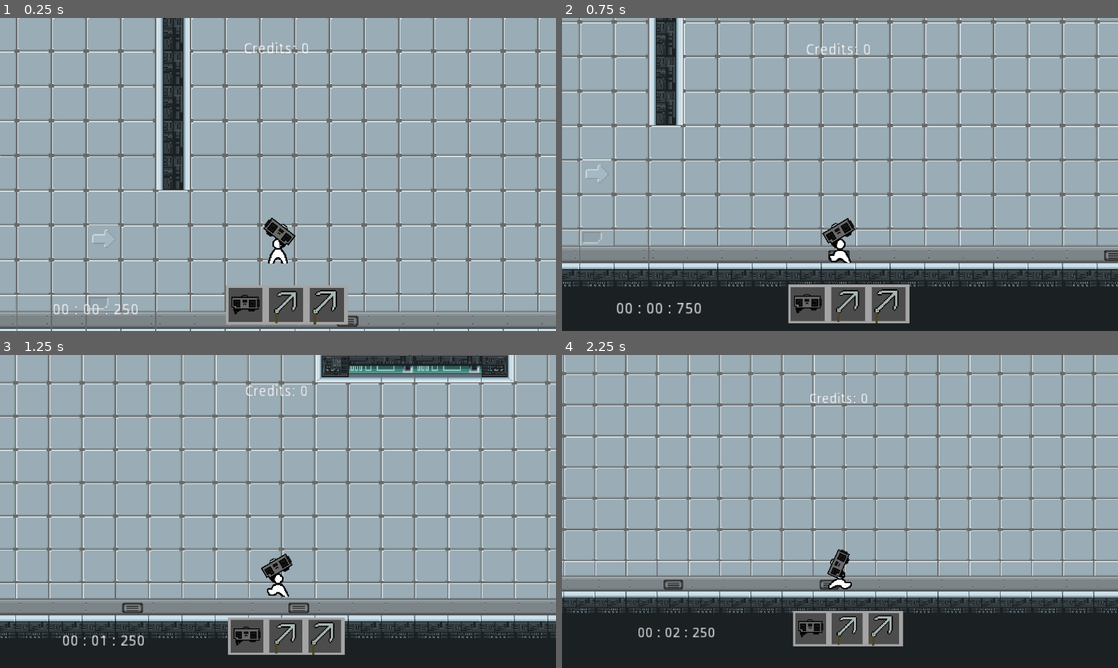
Above: before the commit, frames 1-4 (two rows, left to right).
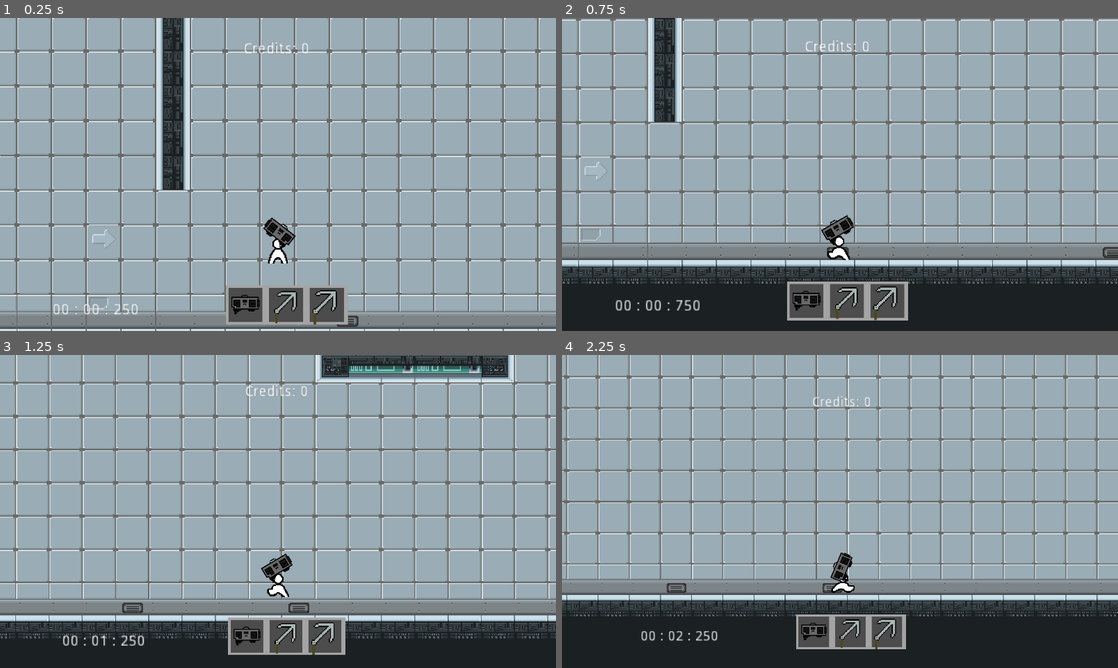
Above: after the commit, the same moments.

Repository: TheyCallMeNano/Music-Based-Platformer
Game: Godot game, scene res://Rooms/Hub.tscn
Same seed, same stepped clock (60 frames per second), same inputs: the game is played once before the commit and once after it.
Inputs (mouse positions are in pixels of both pictures, inside the frame that each line leads up to):
- Up to frame 1 (0.25 s): no input
- Up to frame 2 (0.75 s): move the mouse to (962, 158) at 0.52 s; hold D (moveRight) from 0.53 s (still down); tap 2 (slot2) at 0.6 s
- Up to frame 3 (1.25 s): keep holding D (moveRight); tap W (moveUp) at 0.77 s; tap 3 (slot3) at 0.8 s
- Up to frame 4 (2.25 s): move the mouse to (728, 527) at 1.27 s; tap 3 (slot3) at 1.35 s; tap W (moveUp) at 1.52 s; tap 2 (slot2) at 1.55 s; move the mouse to (895, 442) at 2.02 s; release D (moveRight) at 2.03 s; hold A (moveLeft) from 2.03 s (still down); hold F (interact) from 2.03 s (still down)

Frame 1 is identical in both runs. In frame 2, 29% of the frame differs, in the area x 0-100%, y 0-98%; in frame 3, 3.6%; in frame 4, 30%, in the area x 0-100%, y 0-94%.

Commit message:
Syncing game and music starting work on VFX

Diff:
--- a/Objects/objPlayer.tscn
+++ b/Objects/objPlayer.tscn
@@ -9,6 +9,7 @@
 [ext_resource path="res://Audio/Game Music/Fake Funk 2 bar.wav" type="AudioStream" id=7]
 [ext_resource path="res://Audio/GrappleConnect.wav" type="AudioStream" id=8]
 [ext_resource path="res://Audio/Game Music/Rock 2 bar.wav" type="AudioStream" id=9]
+[ext_resource path="res://Audio/Game Music/Less Evil 2 bar.wav" type="AudioStream" id=10]
 
 [sub_resource type="CapsuleShape2D" id=1]
 radius = 8.64993
@@ -102,6 +103,30 @@
 "update": 1,
 "values": [ false ]
 }
+tracks/3/type = "value"
+tracks/3/path = NodePath("UnarmedJive:playing")
+tracks/3/interp = 1
+tracks/3/loop_wrap = true
+tracks/3/imported = false
+tracks/3/enabled = false
+tracks/3/keys = {
+"times": PoolRealArray( 0.5 ),
+"transitions": PoolRealArray( 1 ),
+"update": 1,
+"values": [ false ]
+}
+tracks/4/type = "value"
+tracks/4/path = NodePath("UnarmedJive:volume_db")
+tracks/4/interp = 1
+tracks/4/loop_wrap = true
+tracks/4/imported = false
+tracks/4/enabled = true
+tracks/4/keys = {
+"times": PoolRealArray( 0, 0.5 ),
+"transitions": PoolRealArray( 5.66, 5.66 ),
+"update": 0,
+"values": [ 0.0, -80.0 ]
+}
 
 [sub_resource type="Animation" id=6]
 resource_name = "FadeToRPG"
@@ -142,6 +167,18 @@
 "update": 1,
 "values": [ false ]
 }
+tracks/3/type = "value"
+tracks/3/path = NodePath("UnarmedJive:volume_db")
+tracks/3/interp = 1
+tracks/3/loop_wrap = true
+tracks/3/imported = false
+tracks/3/enabled = true
+tracks/3/keys = {
+"times": PoolRealArray( 0, 0.5 ),
+"transitions": PoolRealArray( 5.66, 5.66 ),
+"update": 0,
+"values": [ 0.0, -80.0 ]
+}
 
 [sub_resource type="Animation" id=7]
 length = 0.001
@@ -156,6 +193,58 @@
 "transitions": PoolRealArray( 1 ),
 "update": 0,
 "values": [ 1 ]
+}
+
+[sub_resource type="Animation" id=8]
+resource_name = "RPGShake"
+length = 4.57
+loop = true
+tracks/0/type = "method"
+tracks/0/path = NodePath(".")
+tracks/0/interp = 1
+tracks/0/loop_wrap = true
+tracks/0/imported = false
+tracks/0/enabled = true
+tracks/0/keys = {
+"times": PoolRealArray( 0, 0.3, 0.6, 1.1, 1.45, 1.7, 2.3, 2.6, 2.9, 3.4, 3.7, 4 ),
+"transitions": PoolRealArray( 1, 1, 1, 1, 1, 1, 1, 1, 1, 1, 1, 1 ),
+"values": [ {
+"args": [  ],
+"method": "shake"
+}, {
+"args": [  ],
+"method": "shake"
+}, {
+"args": [  ],
+"method": "shake"
+}, {
+"args": [  ],
+"method": "shake"
+}, {
+"args": [  ],
+"method": "shake"
+}, {
+"args": [  ],
+"method": "shake"
+}, {
+"args": [  ],
+"method": "shake"
+}, {
+"args": [  ],
+"method": "shake"
+}, {
+"args": [  ],
+"method": "shake"
+}, {
+"args": [  ],
+"method": "shake"
+}, {
+"args": [  ],
+"method": "shake"
+}, {
+"args": [  ],
+"method": "shake"
+} ]
 }
 
 [node name="Player" type="KinematicBody2D"]
@@ -182,7 +271,7 @@
 anims/RESET = SubResource( 7 )
 
 [node name="Camera2D" type="Camera2D" parent="."]
-offset = Vector2( 0, -70 )
+position = Vector2( 0, -70 )
 current = true
 zoom = Vector2( 0.4, 0.4 )
 script = ExtResource( 3 )
@@ -351,7 +440,13 @@
 
 [node name="RPGRock" type="AudioStreamPlayer2D" parent="."]
 stream = ExtResource( 9 )
+volume_db = -80.0
 
 [node name="GrappleFunk" type="AudioStreamPlayer2D" parent="."]
 stream = ExtResource( 7 )
-volume_db = -80.0
+
+[node name="UnarmedJive" type="AudioStreamPlayer2D" parent="."]
+stream = ExtResource( 10 )
+
+[node name="ShakeController" type="AnimationPlayer" parent="."]
+anims/RPGShake = SubResource( 8 )
--- a/Objects/objShopkeep.tscn
+++ b/Objects/objShopkeep.tscn
@@ -2,7 +2,7 @@
 
 [ext_resource path="res://Scripts/scrBuySlot3.gd" type="Script" id=1]
 [ext_resource path="res://Sprites/sprUpgrades.png" type="Texture" id=2]
-[ext_resource path="res://Audio/ChaChing.mp3" type="AudioStream" id=3]
+[ext_resource path="res://Audio/ChaChing.wav" type="AudioStream" id=3]
 
 [sub_resource type="Gradient" id=3]
 offsets = PoolRealArray( 0.122744, 0.31769, 0.700361 )
--- a/Scripts/scrPlayer.gd
+++ b/Scripts/scrPlayer.gd
@@ -1,11 +1,22 @@
 #This is essentially what we are modifiying
 extends KinematicBody2D
 
+
+export var RANDOMSHAKE: float = 30
+export var SHAKEDECAY: float = 5
+export var SHAKESPEED: float = 30
+export var SHAKESTRENGTH: float = 5
 
 var speed = 800
 const jump = -200
 const grav = 12
 const accl = 50
+
+onready var rand = RandomNumberGenerator.new()
+onready var noise = OpenSimplexNoise.new()
+
+var noiseI: float = 0
+var shakeStrength: float = 0
 
 const UP = Vector2(0,-1)
 
@@ -25,7 +36,28 @@
 
 func _ready():
 	currentRopeLength = ropeLength
+	rand.randomize()
+	noise.seed = rand.randi()
+	noise.period = 2
+	$UnarmedJive.play()
 
+func shake() -> void:
+	shakeStrength = SHAKESTRENGTH
+
+
+func getNoiseOffset(delta: float) -> Vector2:
+	noiseI += delta * SHAKESPEED
+
+	return Vector2(
+		noise.get_noise_2d(1, noiseI) * shakeStrength,
+		noise.get_noise_2d(100,noiseI) * shakeStrength
+	)
+
+func getRandomOffset() -> Vector2:
+	return Vector2(
+		rand.randf_range(-shakeStrength, shakeStrength),
+		rand.randf_range(-shakeStrength, shakeStrength)
+	)
 
 func _physics_process(delta):
 	motion.y += grav
@@ -78,20 +110,24 @@
 	else:
 		$GrappleConnect.play()
 
-func _process(_delta):
+func _process(delta):
 	if Input.is_action_just_pressed("slot1"):
 		global.equipped = [1,0,0]
 	if Input.is_action_just_pressed("slot2"):
+		$ShakeController.play("RPGShake")
 		$MusicPlayer.play("FadeToRPG")
 		$RPGRock.play()
 		if global.rpgBought == true:
 			global.equipped = [0,1,0]
 	if Input.is_action_just_pressed("slot3"):
 		$MusicPlayer.play("FadeToGrapple")
+		$ShakeController.stop()
 		$GrappleFunk.play()
 		if global.grappleBought == true:
 			global.equipped = [0,0,1]
 
+	shakeStrength = lerp(shakeStrength, 0, SHAKEDECAY * delta)
+	$Camera2D.offset = getRandomOffset()
 
 	if Input.is_action_just_pressed("resetLevel"):
 		position = Vector2(-128,-128)
Not shown, added: Audio/ChaChing.wav.import
Not shown, removed: Audio/Game Music/Fake Funk.wav.import
Not shown, added: Audio/Game Music/Less Evil 2 bar.wav.import
Not shown, changed: Audio/Game Music/Menu Tunes 2 bar.wav.import
Not shown, removed: Audio/Game Music/Menu Tunes.wav.import
Not shown, removed: Audio/Game Music/Rock.wav.import
Not shown: 1 places in Objects/objPlayer.tscn that only renumber resources
Not shown, removed: Audio/ChaChing.mp3
Not shown, added: Audio/ChaChing.wav
Not shown, removed: Audio/Game Music/ChaChing.wav
Not shown, changed: Audio/Game Music/Fake Funk.wav
Not shown, changed: Audio/Game Music/Less Evil.wav
(and 2 more such lines)
